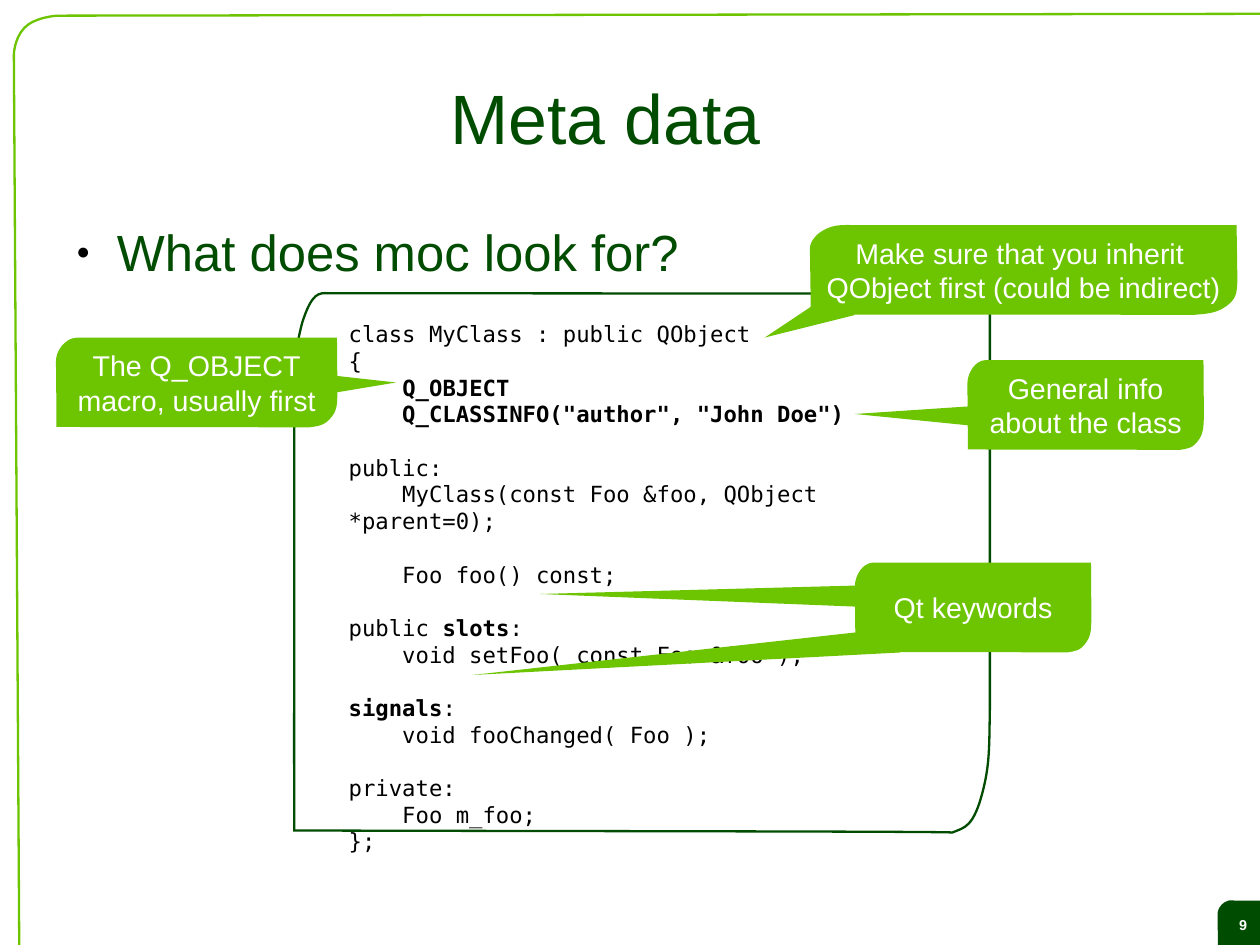
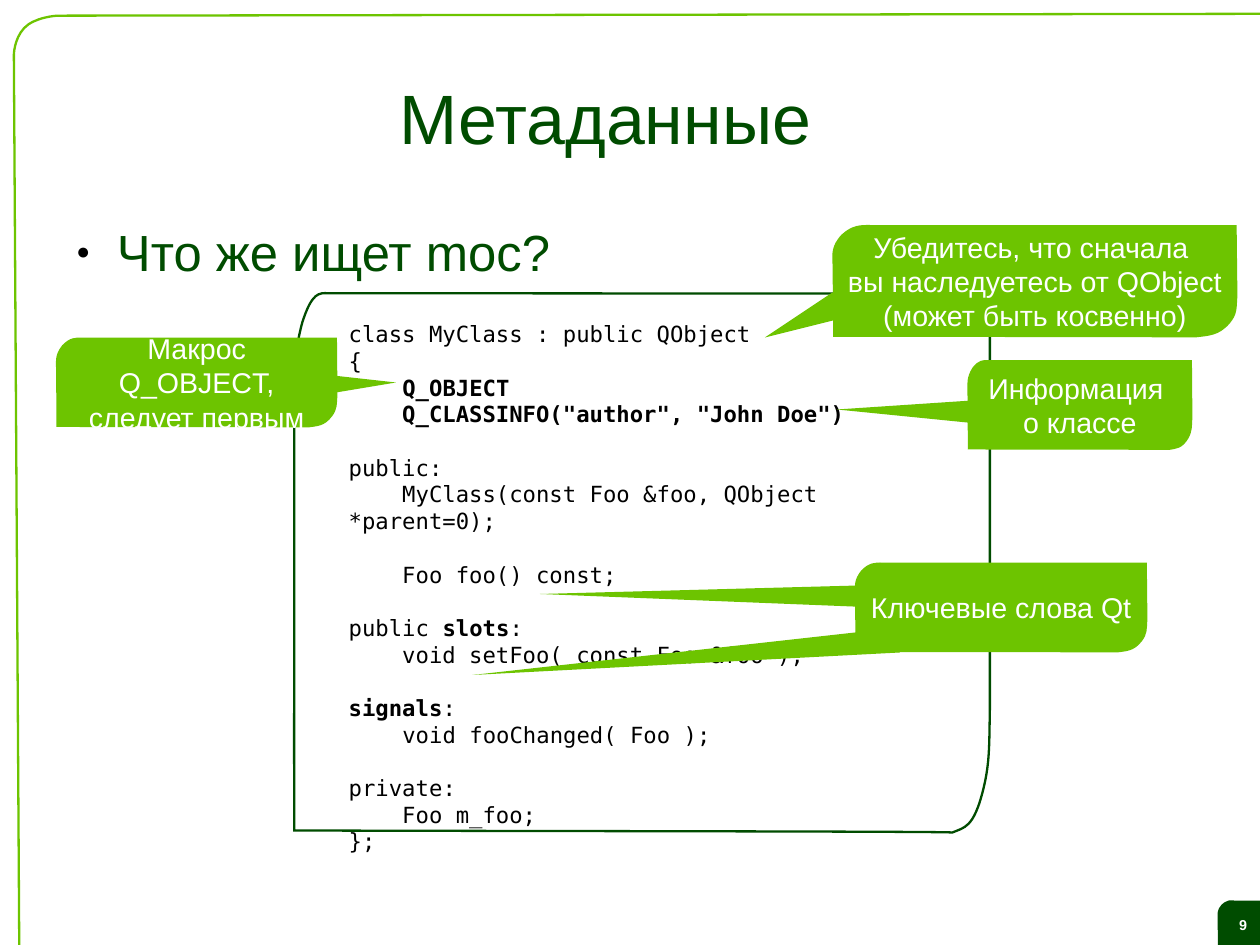
Before and after one commit to saa/qecm, a slide deck: slide 9 of Lectures and Exercises/L02 - The Qt object model and the signal slot concept/L2 Slides.odp. Drawn at 1260x945 pixels with LibreOffice and Linux fonts; fonts in the diff are those of the drawing; background and template pictures are left out. Boxes give left, top, right and bottom in pixels: in the first picture for what was removed or moved away, otherwise in the second. Text is boxed around its words. In the diff, an @@ line names an element or a change of style, - is before the commit and + after.

```diff
--- a/Lectures and Exercises/L02 - The Qt object model and the signal slot concept/L2 Slides.odp
+++ b/Lectures and Exercises/L02 - The Qt object model and the signal slot concept/L2 Slides.odp
@@ title at (x1=400, y1=96, x2=811, y2=157): text changed @@
-Meta data
+Метаданные
@@ text at (x1=117, y1=235, x2=550, y2=281): text changed @@
-● What does moc look for?
+● Что же ищет moc?
@@ freeform shape "Убедитесь, что сначала" resized from (x1=811, y1=225, x2=1238, y2=316) to (x1=832, y1=225, x2=1237, y2=337) @@
@@ text in freeform shape at (x1=848, y1=237, x2=1222, y2=332): text changed @@
-Make sure that you inherit
-QObject first (could be indirect)
+Убедитесь, что сначала
+вы наследуетесь от QObject
+(может быть косвенно)
@@ text in freeform shape at (x1=89, y1=337, x2=305, y2=433): text changed @@
-The Q_OBJECT
-macro, usually first
+Макрос Q_OBJECT,
+следует первым
@@ freeform shape "Информация" resized from (x1=967, y1=360, x2=1204, y2=450) to (x1=967, y1=360, x2=1193, y2=450) @@
@@ text in freeform shape at (x1=988, y1=378, x2=1163, y2=434): text changed @@
-General info
-about the class
+Информация
+о классе
@@ freeform shape moved from (x1=855, y1=405, x2=990, y2=428) to (x1=837, y1=400, x2=972, y2=423) @@
@@ freeform shape "Ключевые слова Qt" resized from (x1=855, y1=563, x2=1092, y2=653) to (x1=855, y1=563, x2=1148, y2=653) @@
@@ text in freeform shape at (x1=871, y1=598, x2=1131, y2=624): text changed @@
-Qt keywords
+Ключевые слова Qt
```
Also in this commit, not shown: 39 other slides changed, 19 slides added, 19 slides removed, 1 other file.
